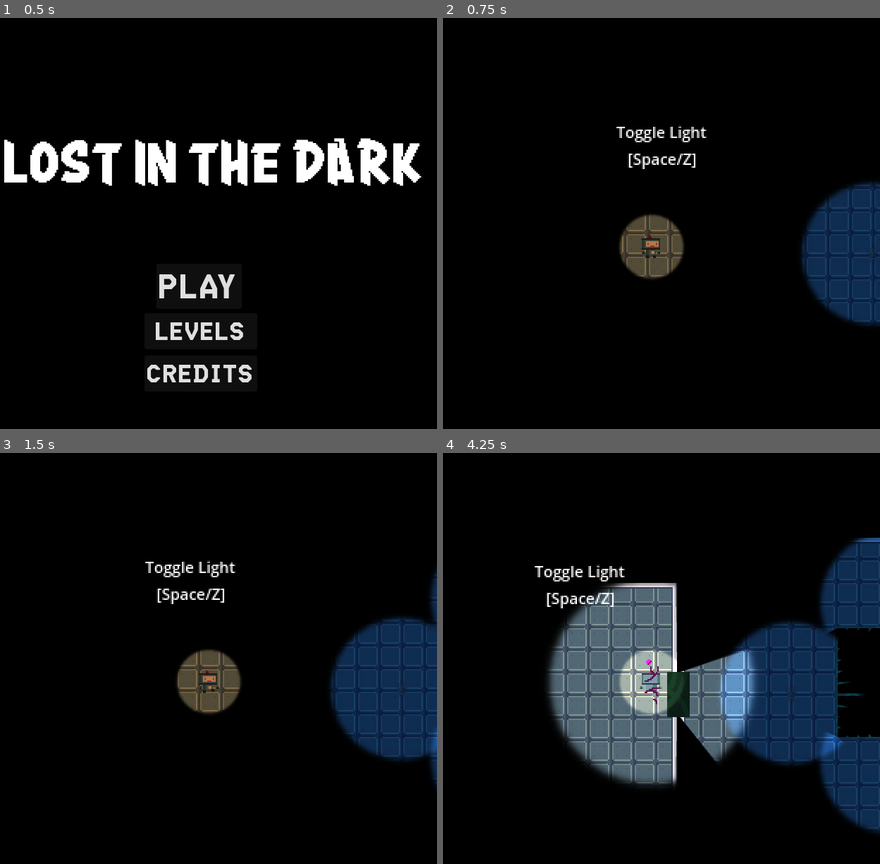
Above: before the commit, frames 1-4 (two rows, left to right).
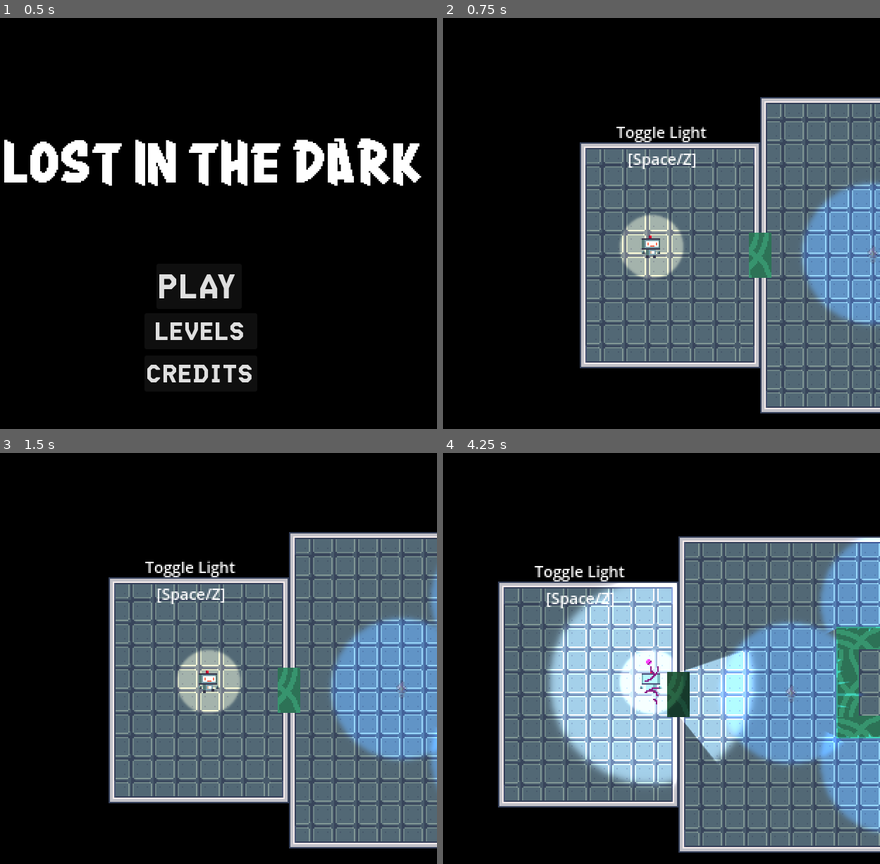
Above: after the commit, the same moments.

Repository: CookieCherith0969/GDM-Assignment-4
Game: Godot game, scene res://Scenes/Levels/StartMenu.tscn
Same seed, same stepped clock (60 frames per second), same inputs: the game is played once before the commit and once after it.
Inputs (mouse positions are in pixels of both pictures, inside the frame that each line leads up to):
- Up to frame 1 (0.5 s): no input
- Up to frame 2 (0.75 s): click "PLAY" at 0.5 s
- Up to frame 3 (1.5 s): move the mouse to (310, 658) at 1.27 s; hold D (Right) from 1.28 s (still down); hold E (Interact) from 1.28 s (still down)
- Up to frame 4 (4.25 s): move the mouse to (560, 703) at 2.02 s; release D (Right) at 2.03 s; release E (Interact) at 2.03 s; hold S (Down) 2.03-2.78 s; tap Space (Light) at 2.1 s; move the mouse to (696, 580) at 2.77 s; hold D (Right) 2.78-3.53 s; hold C (TempCorrupt) 2.78-3.53 s; tap Enter at 3.5 s; move the mouse to (630, 773) at 3.52 s; hold W (Up) from 3.53 s (still down); tap E (Interact) at 3.6 s

Frame 1 is identical in both runs. In frame 2, 44% of the frame differs, in the area x 31-100%, y 19-97%; in frame 3, 49%; in frame 4, 58%, in the area x 12-100%, y 20-98%.

Commit message:
Fixed up existing light gates

Diff:
--- a/Scenes/Levels/DavidLevel.tscn
+++ b/Scenes/Levels/DavidLevel.tscn
@@ -76,11 +76,13 @@
 position = Vector2(0, -300)
 gateX = 2
 gateY = 6
+gateSize = Vector2i(2, 6)
 
 [node name="LightGate4" parent="Objects" instance=ExtResource("4_rj3fi")]
-position = Vector2(135, -362)
+position = Vector2(132, -362)
 gateX = 2
 gateY = 6
+gateSize = Vector2i(2, 6)
 
 [node name="Vent" parent="Objects" node_paths=PackedStringArray("target") instance=ExtResource("8_rtkvb")]
 position = Vector2(-104, -88)
--- a/Scenes/Levels/KynanLevel.tscn
+++ b/Scenes/Levels/KynanLevel.tscn
@@ -102,90 +102,108 @@
 size = Vector2i(4, 80)
 
 [node name="LightGate5" parent="Objects" instance=ExtResource("6_yaysv")]
-position = Vector2(72, 100)
+position = Vector2(70, 100)
 gateX = 17
 gateY = 2
+gateSize = Vector2i(18, 2)
 
 [node name="LightGate7" parent="Objects" instance=ExtResource("6_yaysv")]
-position = Vector2(220, 99)
+position = Vector2(216, 100)
 gateX = 18
 gateY = 2
+gateSize = Vector2i(19, 2)
 
 [node name="LightGate11" parent="Objects" instance=ExtResource("6_yaysv")]
 position = Vector2(1122, 407)
 gateX = 12
 gateY = 2
+gateSize = Vector2i(12, 2)
 
 [node name="LightGate22" parent="Objects" instance=ExtResource("6_yaysv")]
 position = Vector2(132, 197)
 gateX = 10
 gateY = 2
+gateSize = Vector2i(10, 2)
 
 [node name="LightGate25" parent="Objects" instance=ExtResource("6_yaysv")]
 position = Vector2(420, 197)
 gateX = 8
 gateY = 2
+gateSize = Vector2i(8, 2)
 
 [node name="LightGate27" parent="Objects" instance=ExtResource("6_yaysv")]
 position = Vector2(996, 14)
 gateY = 2
+gateSize = Vector2i(6, 2)
 
 [node name="LightGate29" parent="Objects" instance=ExtResource("6_yaysv")]
 position = Vector2(772, 139)
 gateX = 4
 gateY = 2
+gateSize = Vector2i(4, 2)
 
 [node name="LightGate10" parent="Objects" instance=ExtResource("6_yaysv")]
 position = Vector2(244, 275)
 gateX = 2
 gateY = 10
+gateSize = Vector2i(2, 10)
 
 [node name="LightGate12" parent="Objects" instance=ExtResource("6_yaysv")]
 position = Vector2(1045, -59)
 gateX = 2
 gateY = 10
+gateSize = Vector2i(2, 10)
 
 [node name="LightGate13" parent="Objects" instance=ExtResource("6_yaysv")]
-position = Vector2(771, 401)
+position = Vector2(778, 401)
 gateX = 2
 gateY = 5
+gateSize = Vector2i(2, 5)
 
 [node name="LightGate15" parent="Objects" instance=ExtResource("6_yaysv")]
 position = Vector2(828, -32)
 gateX = 2
 gateY = 5
+gateSize = Vector2i(2, 5)
 
 [node name="LightGate17" parent="Objects" instance=ExtResource("6_yaysv")]
-position = Vector2(963, 393)
+position = Vector2(963, 392)
 gateX = 2
 gateY = 5
+gateSize = Vector2i(2, 5)
 
 [node name="LightGate23" parent="Objects" instance=ExtResource("6_yaysv")]
 position = Vector2(815, 341)
 gateX = 2
+gateSize = Vector2i(2, 4)
 
 [node name="LightGate19" parent="Objects" instance=ExtResource("6_yaysv")]
 position = Vector2(1066, 196)
 gateX = 2
+gateSize = Vector2i(2, 4)
 
 [node name="LightGate20" parent="Objects" instance=ExtResource("6_yaysv")]
 position = Vector2(1066, 148)
 gateX = 2
+gateSize = Vector2i(2, 4)
 
 [node name="LightGate16" parent="Objects" instance=ExtResource("6_yaysv")]
 position = Vector2(902, 425)
 gateX = 5
 gateY = 2
+gateSize = Vector2i(5, 2)
 
 [node name="LightGate18" parent="Objects" instance=ExtResource("6_yaysv")]
 position = Vector2(826, 413)
 gateX = 7
 gateY = 2
+gateSize = Vector2i(7, 2)
 
 [node name="LightGate14" parent="Objects" instance=ExtResource("6_yaysv")]
-position = Vector2(1159, 328)
+position = Vector2(1162, 327)
 gateX = 2
 gateY = 19
+gateSize = Vector2i(2, 19)
 
 [node name="LampPlant" parent="Objects" instance=ExtResource("7_3vj4v")]
 position = Vector2(284, 184)
--- a/Scenes/Levels/LampLevel.tscn
+++ b/Scenes/Levels/LampLevel.tscn
@@ -117,16 +117,19 @@
 rotation = -1.5708
 gateX = 58
 gateY = 2
+gateSize = Vector2i(60, 2)
 
 [node name="LightGateLongR" parent="Objects" instance=ExtResource("7_w4vd4")]
 position = Vector2(36, -68)
 rotation = -1.5708
 gateX = 58
 gateY = 2
+gateSize = Vector2i(60, 2)
 
 [node name="LightGateMain" parent="Objects" instance=ExtResource("7_w4vd4")]
-position = Vector2(-28, -556)
+position = Vector2(-28, -545)
 gateX = 8
+gateSize = Vector2i(8, 1)
 
 [node name="LampPlant" parent="Objects" instance=ExtResource("7_hlnl8")]
 position = Vector2(16, -103)
--- a/Scenes/Levels/Tutorial.tscn
+++ b/Scenes/Levels/Tutorial.tscn
@@ -18,6 +18,7 @@
 [node name="TutorialLevel" type="Node2D"]
 
 [node name="CanvasModulate" type="CanvasModulate" parent="."]
+visible = false
 color = Color(0, 0, 0, 1)
 
 [node name="Label" type="Label" parent="."]
@@ -79,26 +80,31 @@
 rotation = 1.5708
 gateX = 4
 gateY = 2
+gateSize = Vector2i(4, 2)
 
 [node name="LightGate2" parent="Gates" instance=ExtResource("3_ysgnm")]
 position = Vector2(228, 20)
 gateX = 10
 gateY = 2
+gateSize = Vector2i(10, 2)
 
 [node name="LightGate3" parent="Gates" instance=ExtResource("3_ysgnm")]
 position = Vector2(228, 83)
 gateX = 10
 gateY = 2
+gateSize = Vector2i(10, 2)
 
 [node name="LightGate4" parent="Gates" instance=ExtResource("3_ysgnm")]
 position = Vector2(228, 76)
 rotation = -1.5708
 gateY = 2
+gateSize = Vector2i(6, 2)
 
 [node name="LightGate5" parent="Gates" instance=ExtResource("3_ysgnm")]
 position = Vector2(292, 76)
 rotation = -1.5708
 gateY = 2
+gateSize = Vector2i(6, 2)
 
 [node name="Objects" type="Node2D" parent="."]
 
@@ -132,6 +138,7 @@
 rotation = 1.5708
 gateX = 14
 gateY = 8
+gateSize = Vector2i(14, 8)
 
 [node name="InvertedDecoLight" parent="." instance=ExtResource("13_1tqma")]
 position = Vector2(537, 9)
--- a/Scenes/lightGate.tscn
+++ b/Scenes/lightGate.tscn
@@ -5,3 +5,4 @@
 [node name="LightGate" type="Node2D"]
 z_index = -1
 script = ExtResource("1_0m3ob")
+gateSize = null
--- a/Scripts/LightGate.gd
+++ b/Scripts/LightGate.gd
@@ -1,19 +1,37 @@
 @tool
 extends Node2D
 
-@export var gateX = 6
-@export var gateY = 4
+@export var gateSize : Vector2i = Vector2i(6,4) : set = set_size
 
 @onready
 var block_scene = preload("res://Scenes/gateBlock.tscn")
 
 # Called when the node enters the scene tree for the first time.
 func _ready():
+	gateSize = gateSize
+
+	#for child in get_children():
+	#	remove_child(child)
+	#for x in range(gateX):
+	#	for y in range(gateY):
+	#		var block = block_scene.instantiate()
+	#		add_child(block)
+	#		block.pos = Vector2(x,y)
+
+func set_size(val : Vector2i):
+	gateSize = val
+	if !is_instance_valid(block_scene):
+		return
+
+	if gateSize.x < 1:
+		gateSize.x = 1
+	if gateSize.y < 1:
+		gateSize.y = 1
+
 	for child in get_children():
 		remove_child(child)
-	for x in range(gateX):
-		for y in range(gateY):
+	for x in range(gateSize.x):
+		for y in range(gateSize.y):
 			var block = block_scene.instantiate()
 			add_child(block)
 			block.pos = Vector2(x,y)
-	pass # Replace with function body.
--- a/Scripts/port.gd
+++ b/Scripts/port.gd
@@ -46,6 +46,8 @@
 			PowerManager.decrease_power(id)
 
 func set_id(val : int):
+	if val < 1:
+		return
 	if has_battery:
 		PowerManager.decrease_power(id)
 		id = val
